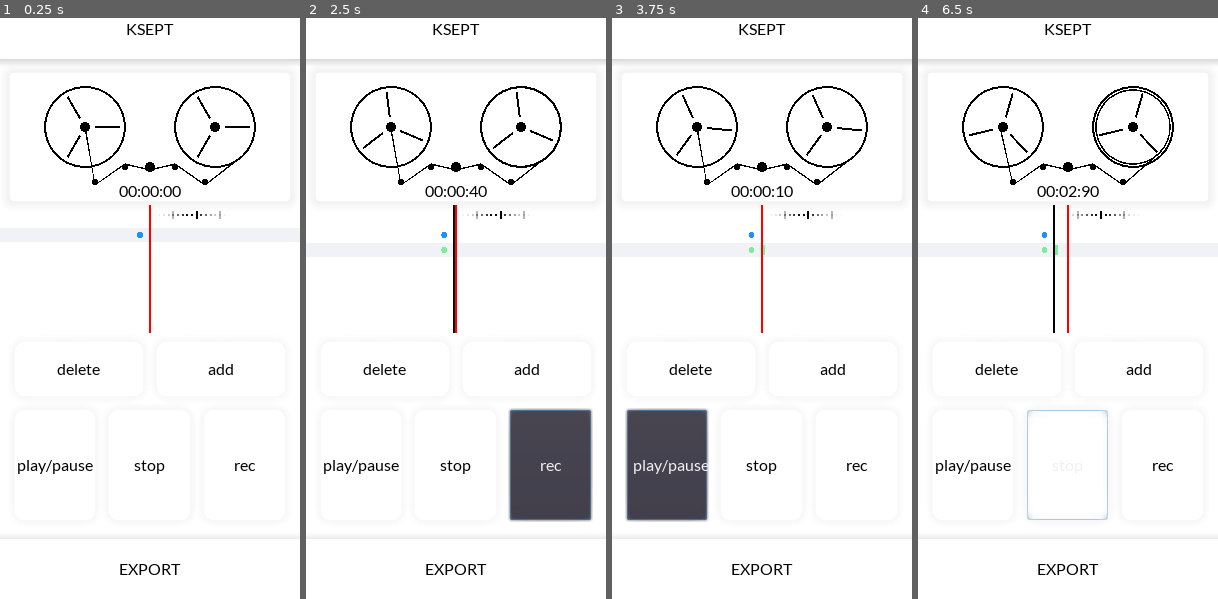
Above: before the commit, frames 1-4 (left to right).
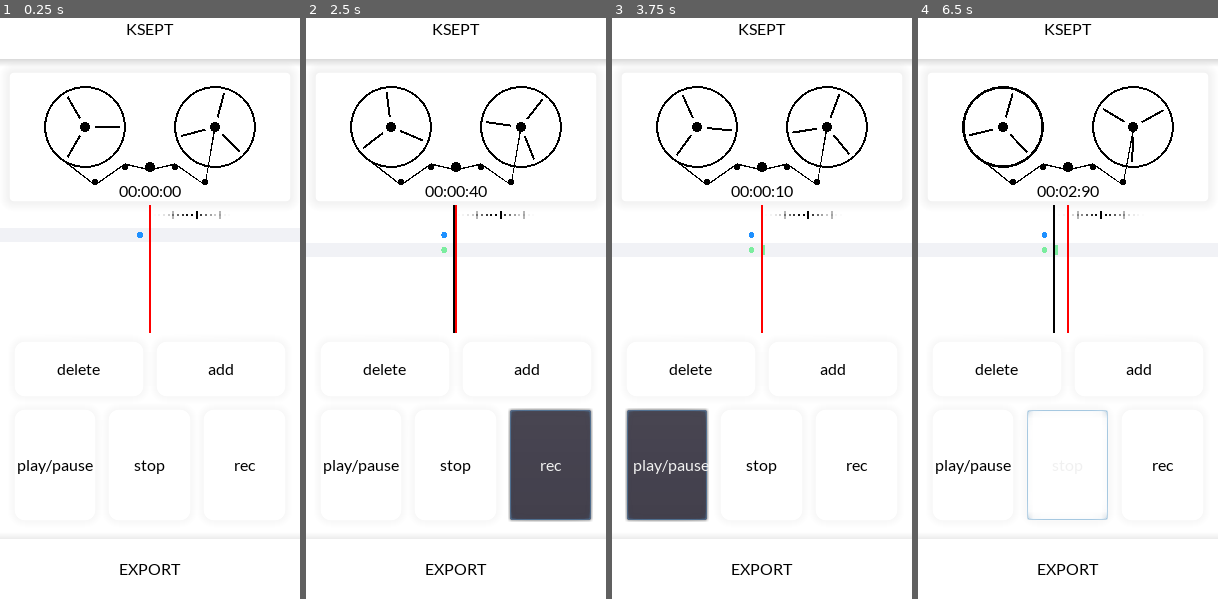
Above: after the commit, the same moments.

Repository: kahagino/ksept_recorder
Game: Godot game, scene res://scenes/main.tscn
Same seed, same stepped clock (60 frames per second), same inputs: the game is played once before the commit and once after it.
Inputs (mouse positions are in pixels of both pictures, inside the frame that each line leads up to):
- Up to frame 1 (0.25 s): no input
- Up to frame 2 (2.5 s): click "add" at 0.5 s; click "stop" at 1.25 s; click "rec" at 2 s
- Up to frame 3 (3.75 s): click "EXPORT" at 2.75 s; click "play/pause" at 3.5 s
- Up to frame 4 (6.5 s): drag from (1068, 267) to (1098, 169) at 4.27 s; drag from (1008, 331) to (1053, 418) at 5.02 s; move the mouse to (1098, 169) at 5.77 s; hold Right (ui_right) from 5.78 s (still down)

The runs differ from the first frame. In frame 1, 0.3% of the frame differs, in the area x 22-84%, y 12-29%; in frame 2, 0.3%; in frame 3, 0.3%; in frame 4, 0.6%, in the area x 15-85%, y 12-29%.

Commit message:
🎨 tweaked ui

Diff:
--- a/src/audio_manager.gd
+++ b/src/audio_manager.gd
@@ -15,7 +15,6 @@
 var recording:AudioStreamSample
 
 var cursor:float = 0.0
-
 
 func _ready()->void:
 	Global.audio_manager = self
--- a/ui_components/K7Panel.gd
+++ b/ui_components/K7Panel.gd
@@ -4,8 +4,11 @@
 
 var center:Vector2 = rect_size / 2
 enum tube_type {IN, OUT}
+const tube_size:float = 40.0
 var cursor_angle:float
 var tape_points:PoolVector2Array
+
+var MAX_CURSOR:float = 10.0 # max k7 ui time in seconds
 
 func _ready():
 	Global.audio_manager.connect("cursor_updated", self, "_on_cursor_updated")
@@ -26,16 +29,16 @@
 	draw_circle(right_full_puller, 3.0, Color.black)
 
 	_draw_tube(left_tube_pos, cursor_angle, tube_type.IN)
-	_draw_tube(right_tube_pos, cursor_angle, tube_type.OUT)
+	_draw_tube(right_tube_pos, cursor_angle + PI/4, tube_type.OUT)
 	_draw_lecture_head(lecture_head_pos)
 	tape_points = [
-		left_tube_pos + Vector2(-cursor_angle, 0).rotated(-0.02 * cursor_angle),
+		left_tube_pos + Vector2(-get_tape_pos(), 0).rotated(-0.02 * get_tape_pos()),
 		left_full_puller + Vector2(0, 3),
 		left_puller  + Vector2(0, -3),
 		lecture_head_pos + Vector2(0, 3),
 		right_puller + Vector2(0, -3),
 		right_full_puller  + Vector2(0, 3),
-		right_tube_pos + Vector2(40.0 - cursor_angle, 0).rotated(0.02 * (40.0 - cursor_angle))
+		right_tube_pos + Vector2(tube_size - get_tape_pos(), 0).rotated(0.02 * (tube_size - get_tape_pos()))
 	]
 	_draw_tape(tape_points)
 
@@ -43,9 +46,9 @@
 	draw_circle(pos, 5.0, Color.black)
 	draw_arc(pos, 40.0, 0, 2*PI, 32, Color.black, 2.0)
 	if tube_type_arg == tube_type.IN:
-		draw_arc(pos, cursor_angle, 0, 2*PI, 32, Color.black, 1.5)
+		draw_arc(pos, get_tape_pos(), 0, 2*PI, 32, Color.black, 1.5)
 	else:
-		draw_arc(pos, 40.0 - cursor_angle, 0, 2*PI, 32, Color.black, 1.5)
+		draw_arc(pos, tube_size - get_tape_pos(), 0, 2*PI, 32, Color.black, 1.5)
 
 	var da = 2*PI / 3
 	for i in range(3):
@@ -58,6 +61,14 @@
 
 func _draw_tape(points:PoolVector2Array)->void:
 	draw_polyline(points, Color.black, 1.5)
+
+func get_tape_pos()->float:
+	return Global.map(
+		sin(1/MAX_CURSOR * cursor_angle + PI/2),
+		-1,
+		1,
+		0,
+		tube_size)
 
 func _on_cursor_updated()->void:
 	$Label.text = _get_chrono_text()
